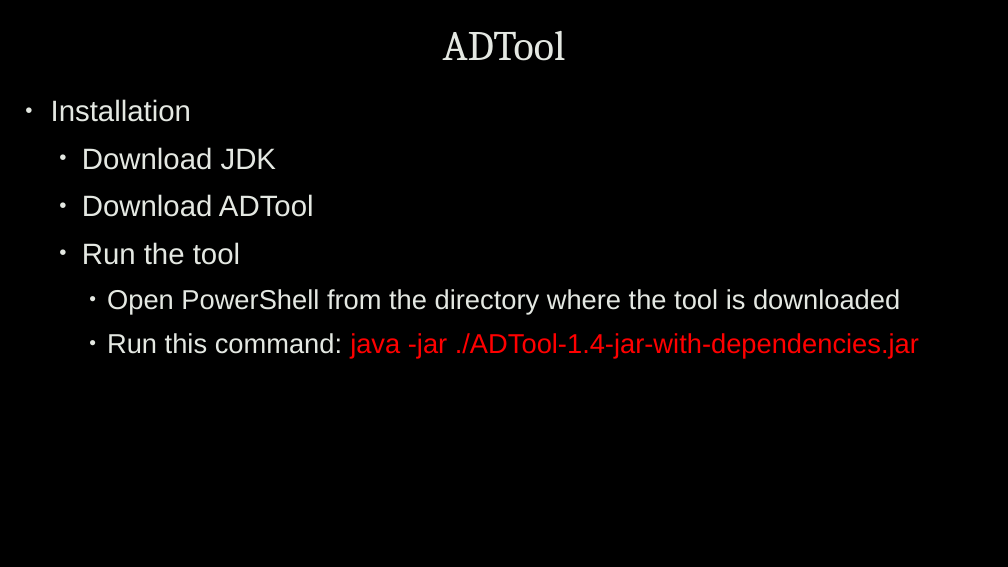
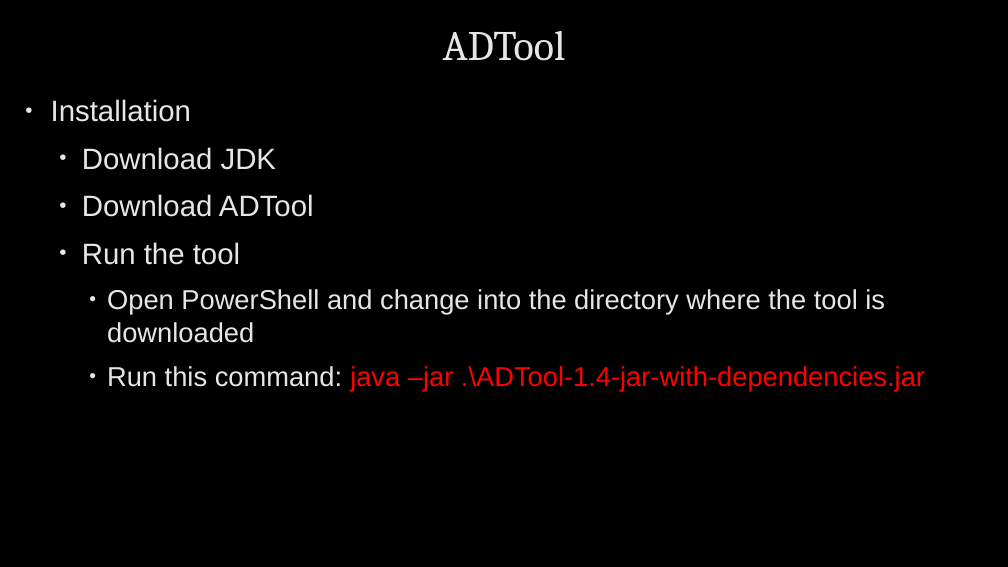
Before and after one commit to uwacyber/cits1003, a slide deck: slide 6 of cits1003-lecture_slides/CITS1003-7 Incidents-exercises.pptx. Drawn at 1008x567 pixels with LibreOffice and Linux fonts; fonts in the diff are those of the drawing; background and template pictures are left out. Boxes give left, top, right and bottom in pixels: in the first picture for what was removed or moved away, otherwise in the second. Text is boxed around its words. In the diff, an @@ line names an element or a change of style, - is before the commit and + after.

```diff
--- a/cits1003-lecture_slides/CITS1003-7 Incidents-exercises.pptx
+++ b/cits1003-lecture_slides/CITS1003-7 Incidents-exercises.pptx
@@ text at [107, 289, 925, 391]: text changed @@
-    • Open PowerShell from the directory where the tool is downloaded
-    • Run this command: java -jar ./ADTool-1.4-jar-with-dependencies.jar
+    • Open PowerShell and change into the directory where the tool is downloaded
+    • Run this command: java –jar .\ADTool-1.4-jar-with-dependencies.jar
```
Also in this commit, not shown: 9 other slides changed, 2 slides added, 7 slides removed.
